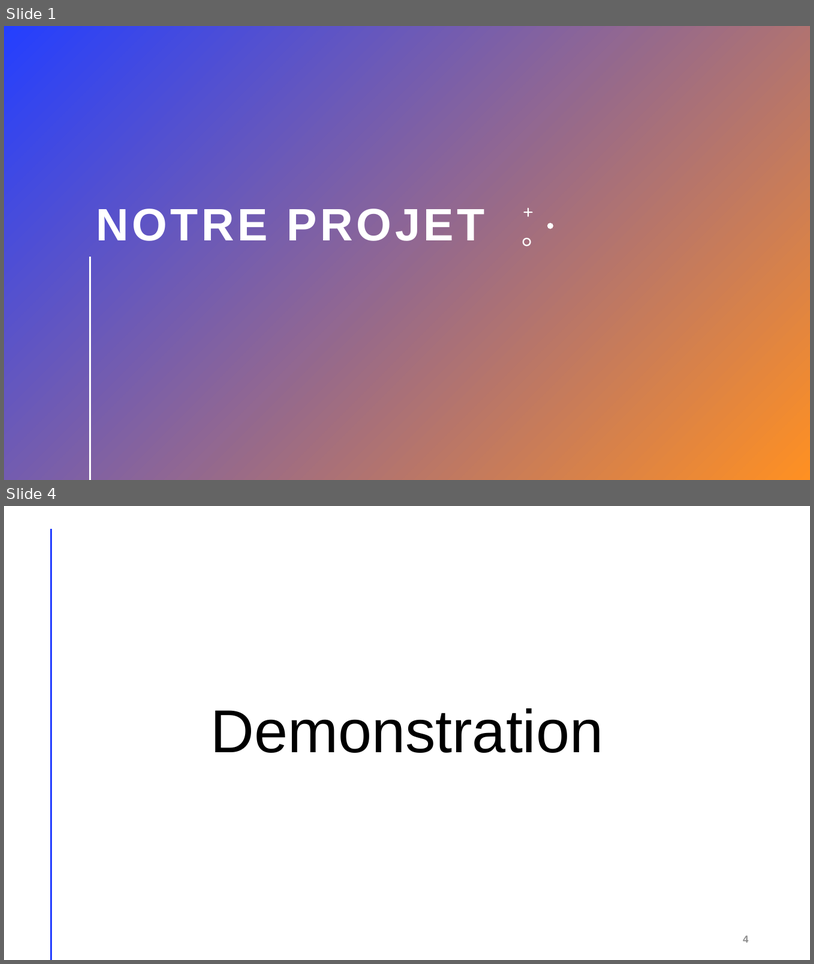
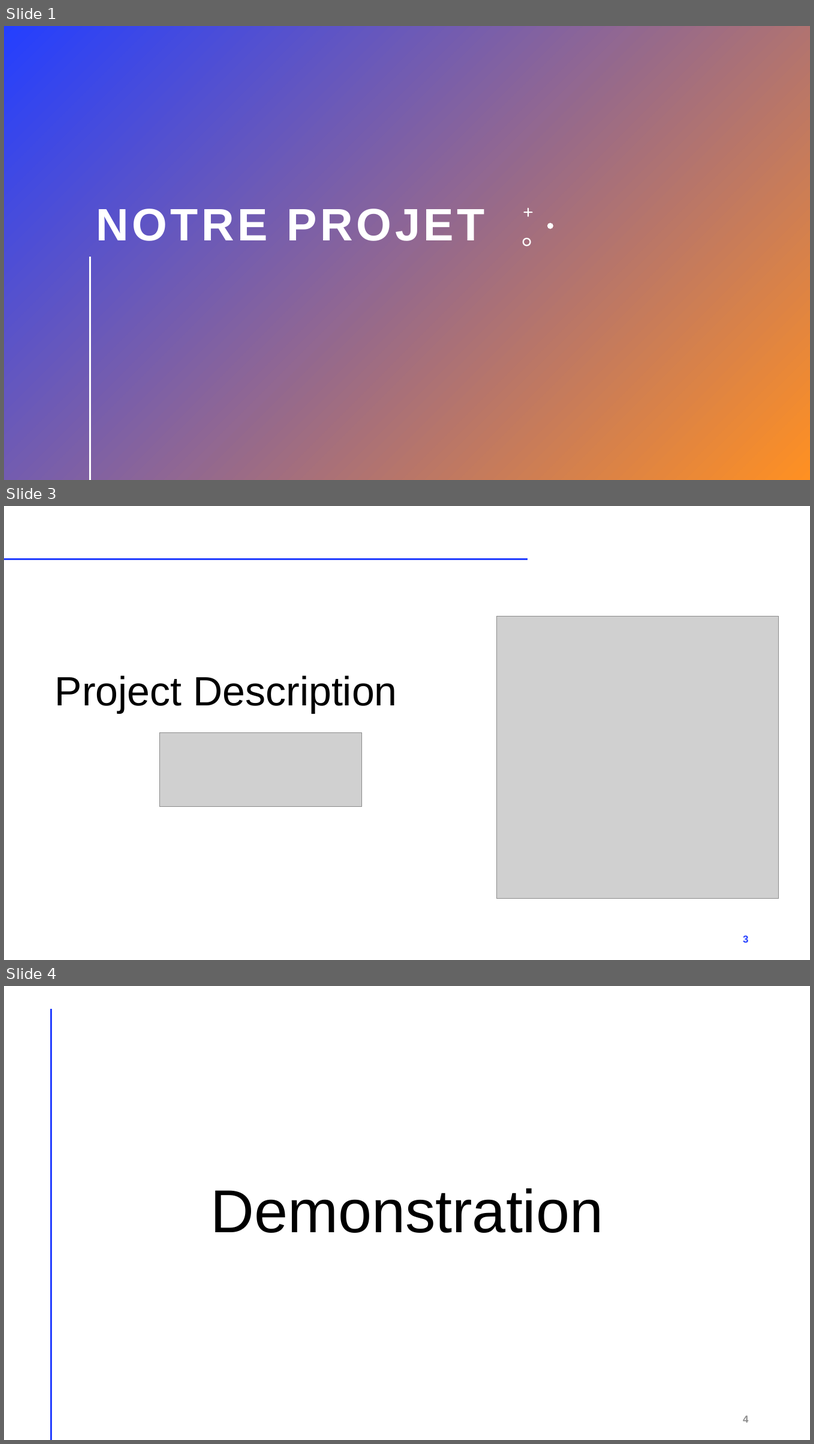
Before and after one commit to seiemens/snpt, a slide deck: doku/Notre Projet.pptx. Shown one above the other, each under a label of ours: slides 1 and 4 before the commit, slides 1, 3 and 4 after it; the slides between them are not shown. The pictures are 814x964 and 814x1444 pixels, drawn with LibreOffice and Linux fonts; fonts in the diff are those of the drawing; grey boxes stand for pictures. Boxes give left, top, right and bottom in pixels: in the first picture for what was removed or moved away, otherwise in the second. Text is boxed around its words. In the diff, an @@ line names an element or a change of style, - is before the commit and + after.

```diff
--- a/doku/Notre Projet.pptx
+++ b/doku/Notre Projet.pptx
@@ slide 3 added at (4,506,810,960), background #FFFFFF @@
@@ line added from (4, 559) to (527, 559), #FF9022 2 pt @@
@@ picture added at (497,616,780,898) @@
@@ title added at (55,675,397,713), 48.6 pt, text #000000 @@
+Project Description
@@ picture added at (159,733,362,807) @@
@@ page number added at (743,935,749,942), 12 pt, text #243FFF, bold @@
+3
```
Also in this commit, not shown: 2 slides changed, 1 slide removed, 1 other file.
